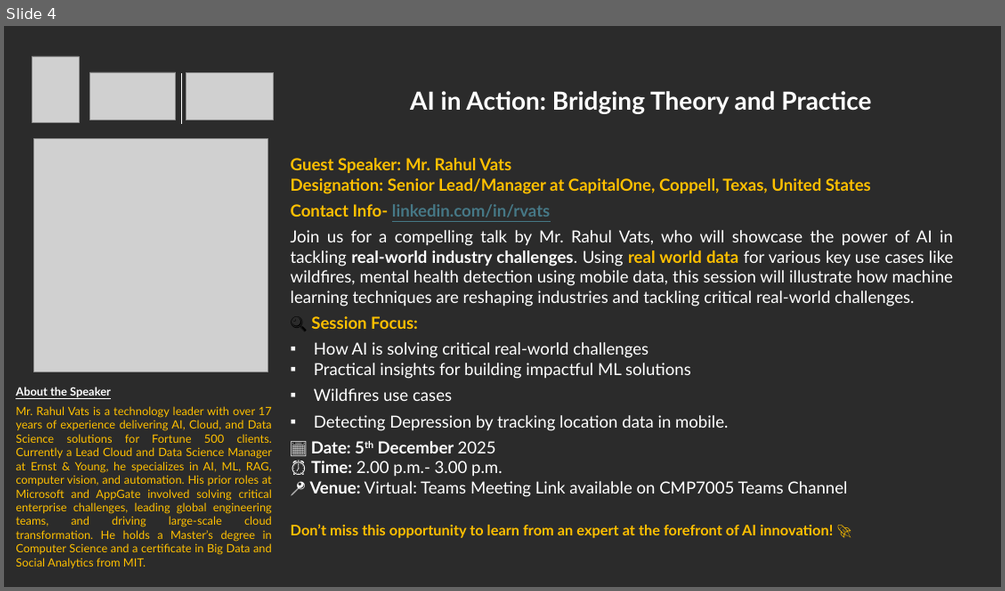
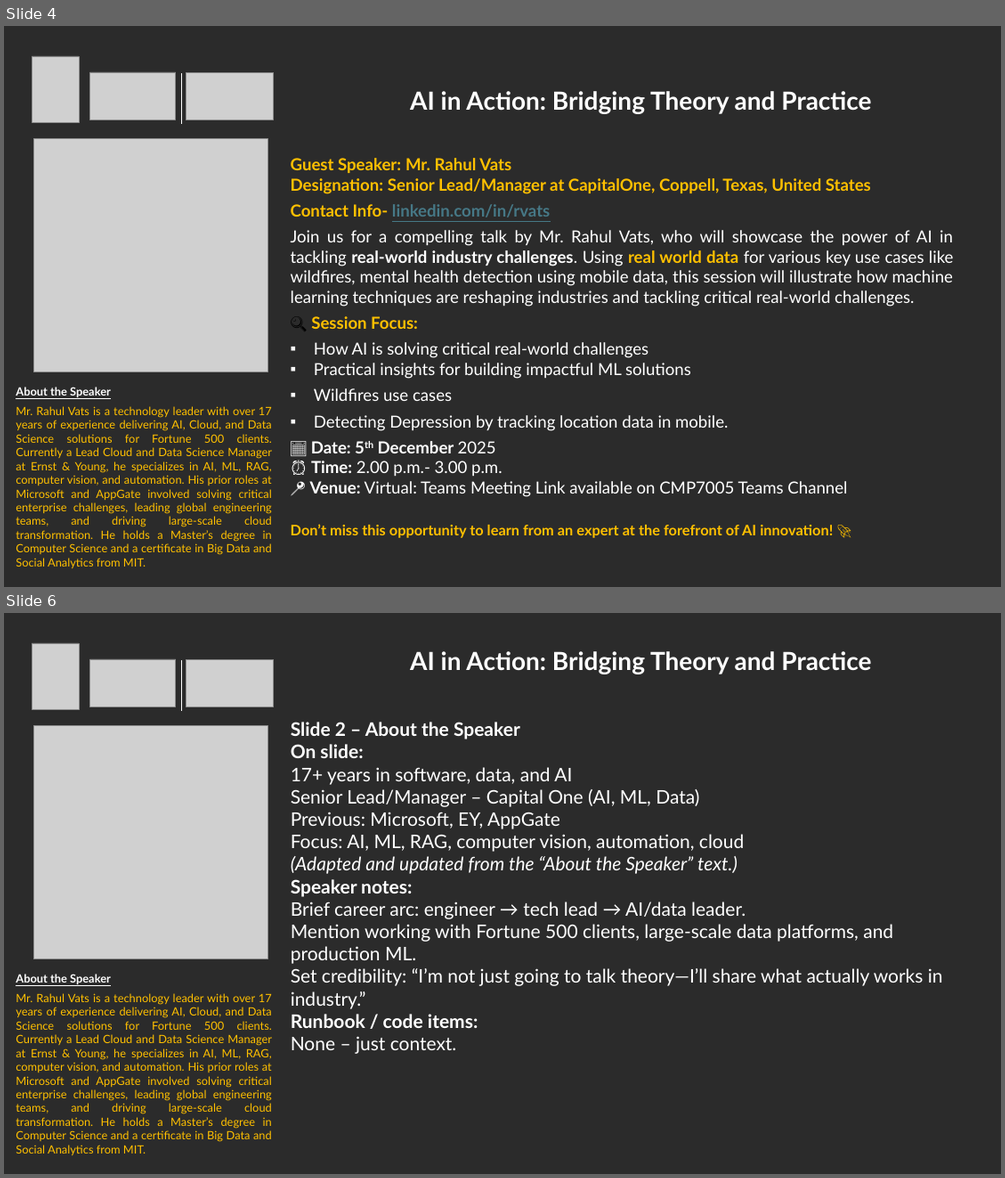
Before and after one commit to rvats/CardiffMetropolitanUniversity_Talk_By_RahulVats, a slide deck: AITalk_at_Cardiff_By_RahulVats.pptx. Shown one above the other, each under a label of ours: slide 4 before the commit, slides 4 and 6 after it; the slides between them are not shown. The pictures are 1005x591 and 1005x1178 pixels, drawn with LibreOffice and Linux fonts; fonts in the diff are those of the drawing; grey boxes stand for pictures; background and template pictures are left out; a plain dark background stands for a picture behind light text. Boxes give left, top, right and bottom in pixels: in the first picture for what was removed or moved away, otherwise in the second. Text is boxed around its words. In the diff, an @@ line names an element or a change of style, - is before the commit and + after.

```diff
--- a/AITalk_at_Cardiff_By_RahulVats.pptx
+++ b/AITalk_at_Cardiff_By_RahulVats.pptx
@@ slide 6 added at bbox=[4, 613, 1001, 1174], background picture (left out) @@
@@ picture added at bbox=[32, 643, 79, 709] @@
@@ picture added at bbox=[90, 659, 176, 706] @@
@@ line added from (181, 660) to (181, 711), #FFFFFF 0.25 pt @@
@@ picture added at bbox=[186, 659, 273, 706] @@
@@ text added at bbox=[410, 651, 871, 674], 24 pt, text #FFFFFF, bold @@
+AI in Action: Bridging Theory and Practice
@@ picture added at bbox=[33, 726, 267, 959] @@
@@ text added at bbox=[291, 722, 943, 1054], 18 pt, text #FFFFFF @@
+Slide 2 – About the Speaker
+On slide:
+17+ years in software, data, and AI
+Senior Lead/Manager – Capital One (AI, ML, Data)
+Previous: Microsoft, EY, AppGate
+Focus: AI, ML, RAG, computer vision, automation, cloud
+(Adapted and updated from the “About the Speaker” text.)
+Speaker notes:
+Brief career arc: engineer → tech lead → AI/data leader.
+Mention working with Fortune 500 clients, large-scale data platforms, and production ML.
+Set credibility: “I’m not just going to talk theory—I’ll share what actually works in industry.”
+Runbook / code items:
+None – just context.
@@ text added at bbox=[16, 973, 272, 1155], 11 pt, text #FFC000 @@
+About the Speaker
+Mr. Rahul Vats is a technology leader with over 17 years of experience delivering AI, Cloud, and Data Science solutions for Fortune 500 clients. Currently a Lead Cloud and Data Science Manager at Ernst & Young, he specializes in AI, ML, RAG, computer vision, and automation. His prior roles at Microsoft and AppGate involved solving critical enterprise challenges, leading global engineering teams, and driving large-scale cloud transformation. He holds a Master’s degree in Computer Science and a certificate in Big Data and Social Analytics from MIT.
```
Also in this commit, not shown: 17 other slides added.
